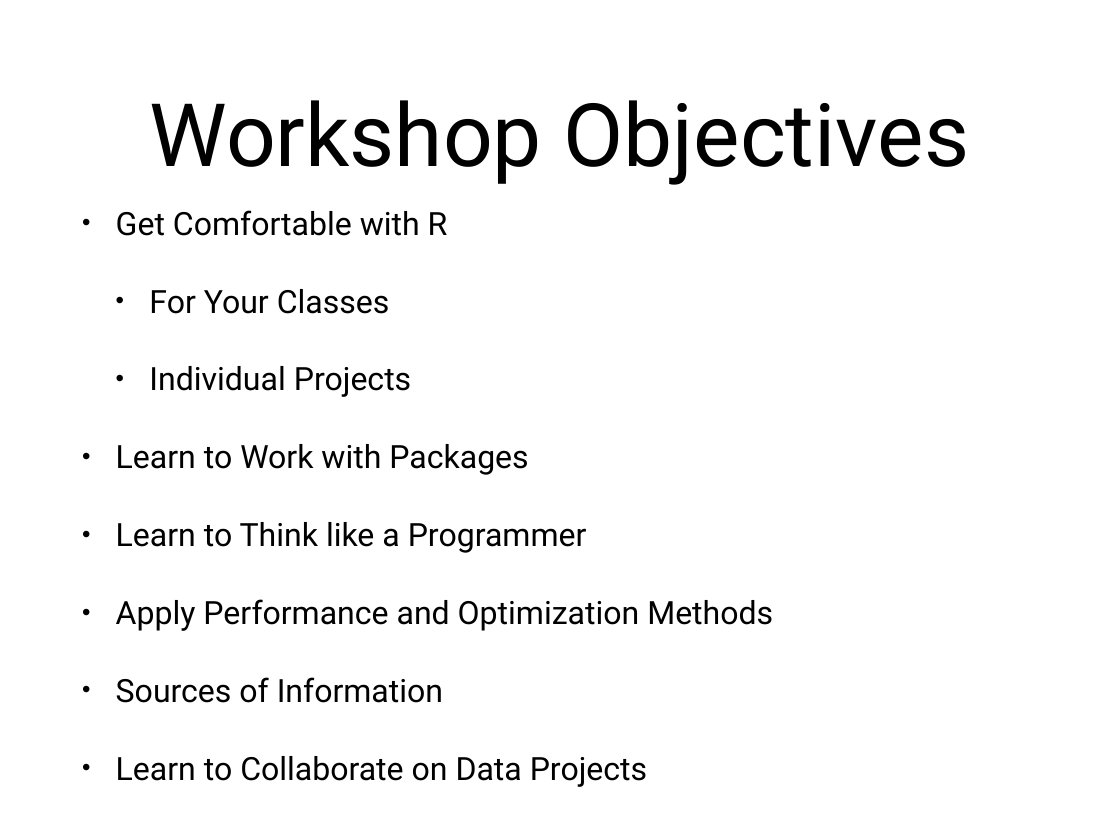
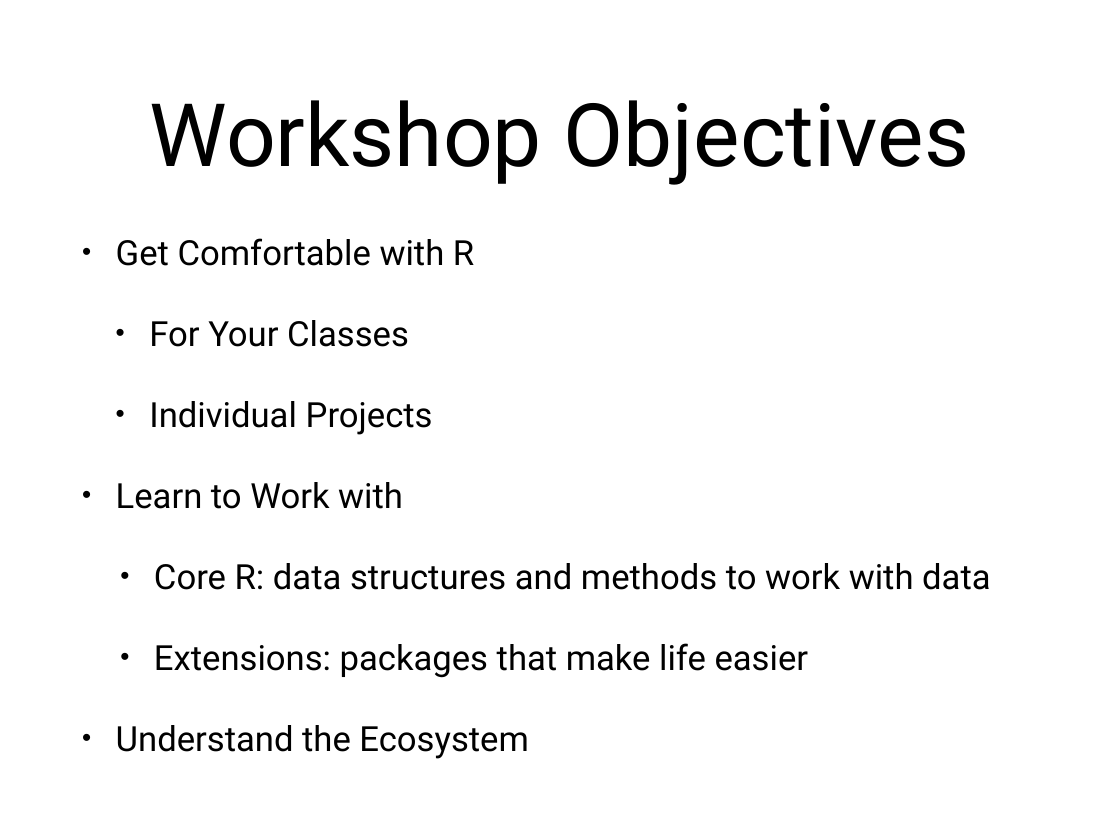
Before and after one commit to nvenkataraman1/RProgrammingWorkshop, a slide deck: slide 3 of sessions/w1/Week1.pptx (slide 2 before the commit). Drawn at 1120x840 pixels with LibreOffice and Linux fonts; fonts in the diff are those of the drawing. Boxes give left, top, right and bottom in pixels: in the first picture for what was removed or moved away, otherwise in the second. Text is boxed around its words. In the diff, an @@ line names an element or a change of style, - is before the commit and + after.

```diff
--- a/sessions/w1/Week1.pptx
+++ b/sessions/w1/Week1.pptx
@@ text at box(116, 238, 474, 435): size 29.3 to 31.7 pt in "Get Comfortable with R", "For Your Classes", "Individual Projects" @@
@@ text at box(116, 482, 990, 759): text changed; size 29.3 to 31.7 pt @@
-• Learn to Work with Packages
-• Learn to Think like a Programmer
-• Apply Performance and Optimization Methods
-• Sources of Information
-• Learn to Collaborate on Data Projects
+• Learn to Work with
+  • Core R: data structures and methods to work with data
+  • Extensions: packages that make life easier
+• Understand the Ecosystem
```
Also in this commit, not shown: 9 other slides changed, 2 slides added, 8 slides removed, 1 other file.
